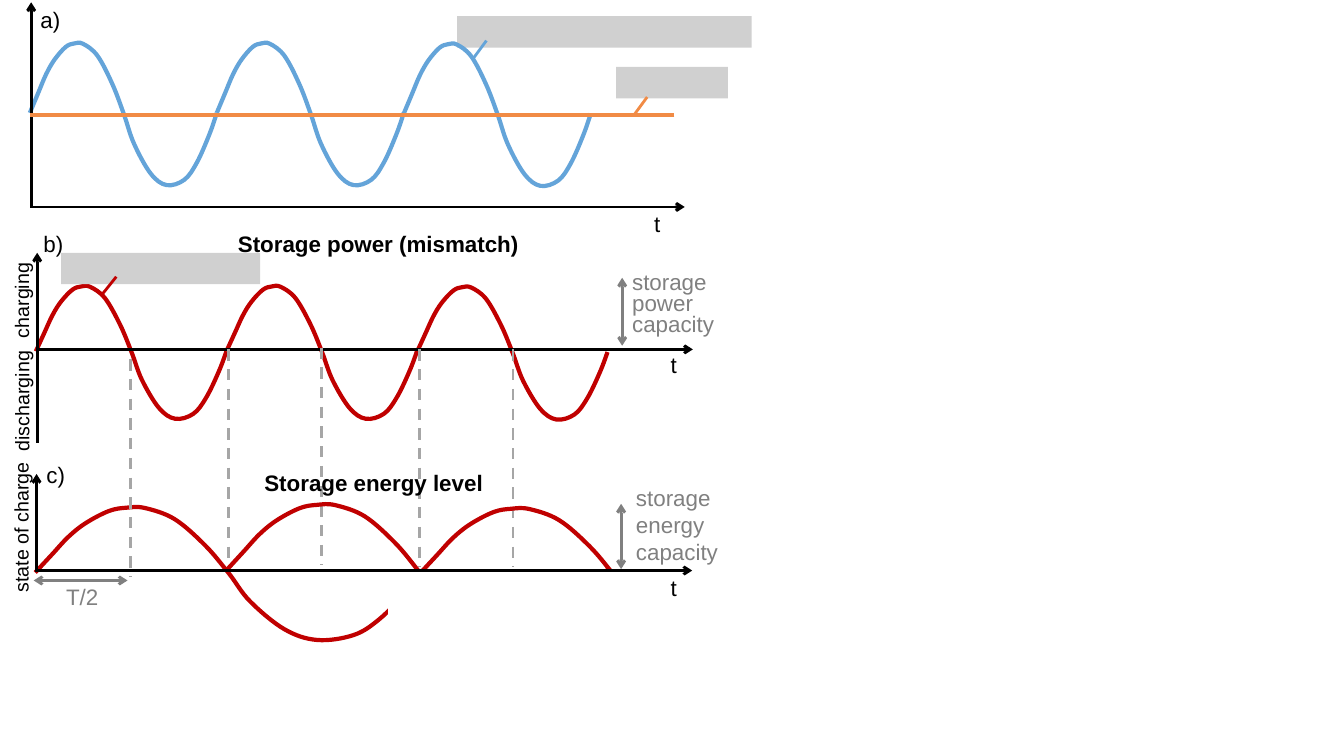
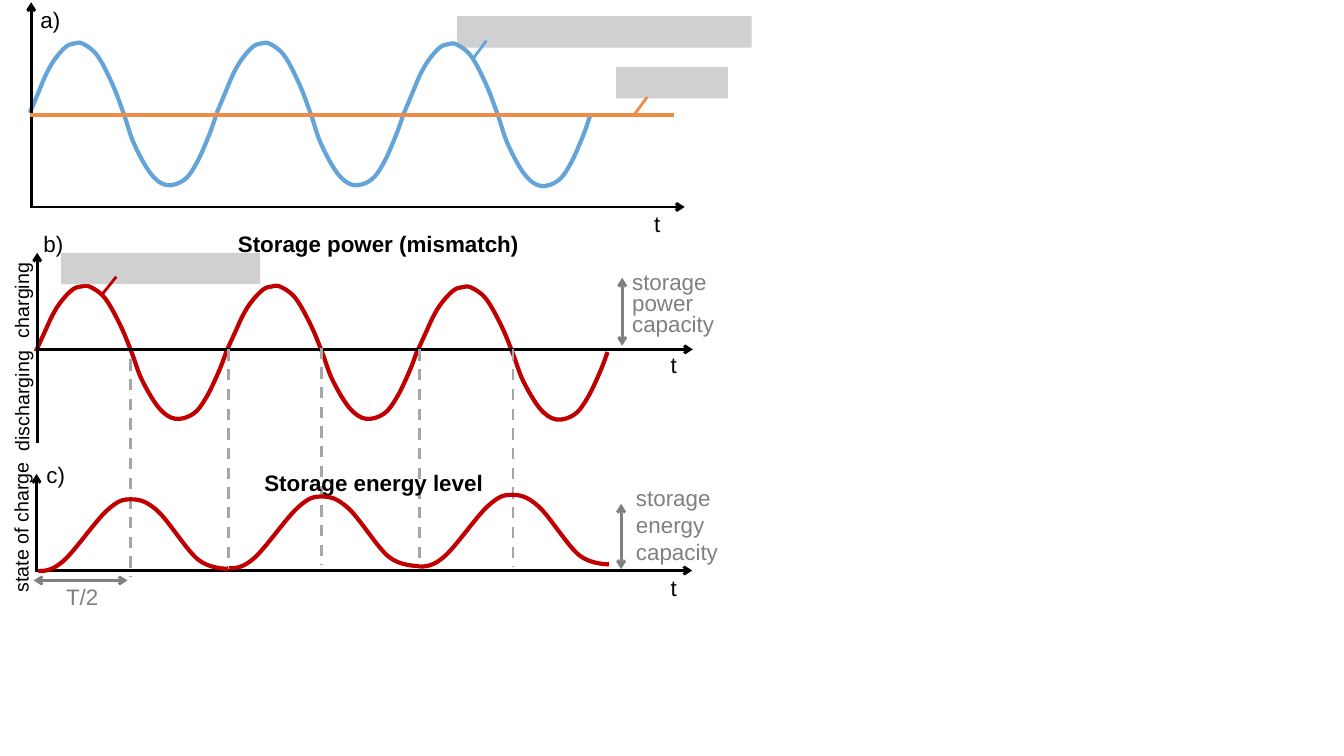
Before and after one commit to martavp/pv-textbook, a slide deck: slide 1 of Figures/Chapter_14/drawings/Fig14.X_storage_theory.pptx. Drawn at 1344x756 pixels with LibreOffice and Linux fonts; fonts in the diff are those of the drawing; grey boxes stand for pictures. Boxes give left, top, right and bottom in pixels: in the first picture for what was removed or moved away, otherwise in the second. Text is boxed around its words. In the diff, an @@ line names an element or a change of style, - is before the commit and + after.

```diff
--- a/Figures/Chapter_14/drawings/Fig14.X_storage_theory.pptx
+++ b/Figures/Chapter_14/drawings/Fig14.X_storage_theory.pptx
@@ freeform shape: place and size @@
-freeform shape at bbox=[35, 507, 420, 640]
+freeform shape at bbox=[38, 499, 229, 571]
@@ freeform shape: place and size @@
-freeform shape at bbox=[227, 504, 607, 637]
+freeform shape at bbox=[229, 497, 419, 569]
@@ freeform shape: place and size @@
-freeform shape at bbox=[419, 508, 805, 641]
+freeform shape at bbox=[419, 495, 610, 567]
```
Also in this commit, not shown: 4 other files.
